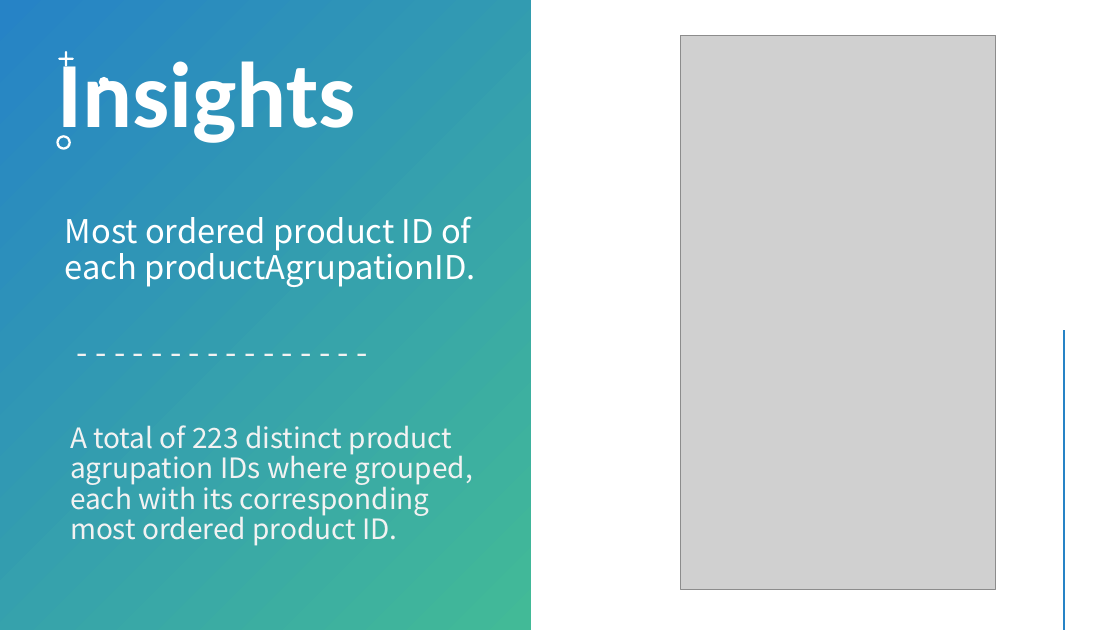
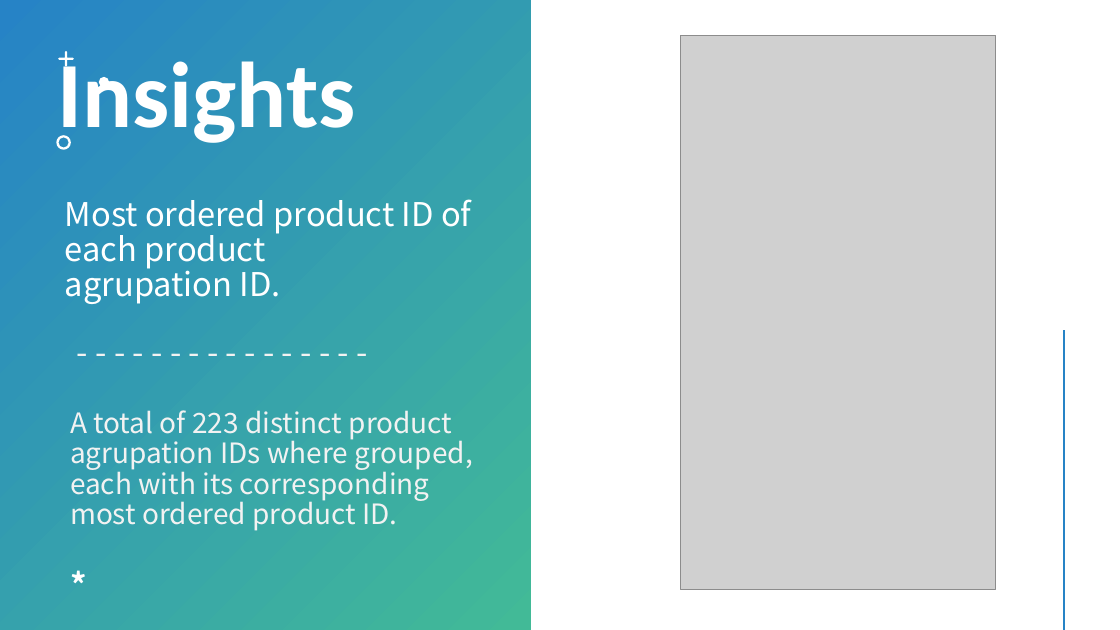
Before and after one commit to fhg99/ArcaApplication, a slide deck: slide 6 of AnalysisPresentation.pptx. Drawn at 1120x630 pixels with LibreOffice and Linux fonts; fonts in the diff are those of the drawing; grey boxes stand for pictures. Boxes give left, top, right and bottom in pixels: in the first picture for what was removed or moved away, otherwise in the second. Text is boxed around its words. In the diff, an @@ line names an element or a change of style, - is before the commit and + after.

Commit message:
Removed Extra Line and Fixed PPT
Removed an extra markdown cell and fixed a spelling mistake in the ppt.

```diff
--- a/AnalysisPresentation.pptx
+++ b/AnalysisPresentation.pptx
@@ text at [65,199,471,304]: text changed @@
-Most ordered product ID of each productAgrupationID.
+Most ordered product ID of each product
+agrupation ID.
@@ text "A total of 223 distinct ...": place and size @@
-text "A total of 223 distinct ..." at [70,425,472,546]
+text "A total of 223 distinct ..." at [70,410,472,531]
@@ text added at [61,556,504,618], 28 pt, text #FFFFFF, bold @@
+*
```
Also in this commit, not shown: 6 other slides changed, 2 slides added, 1 other file.
